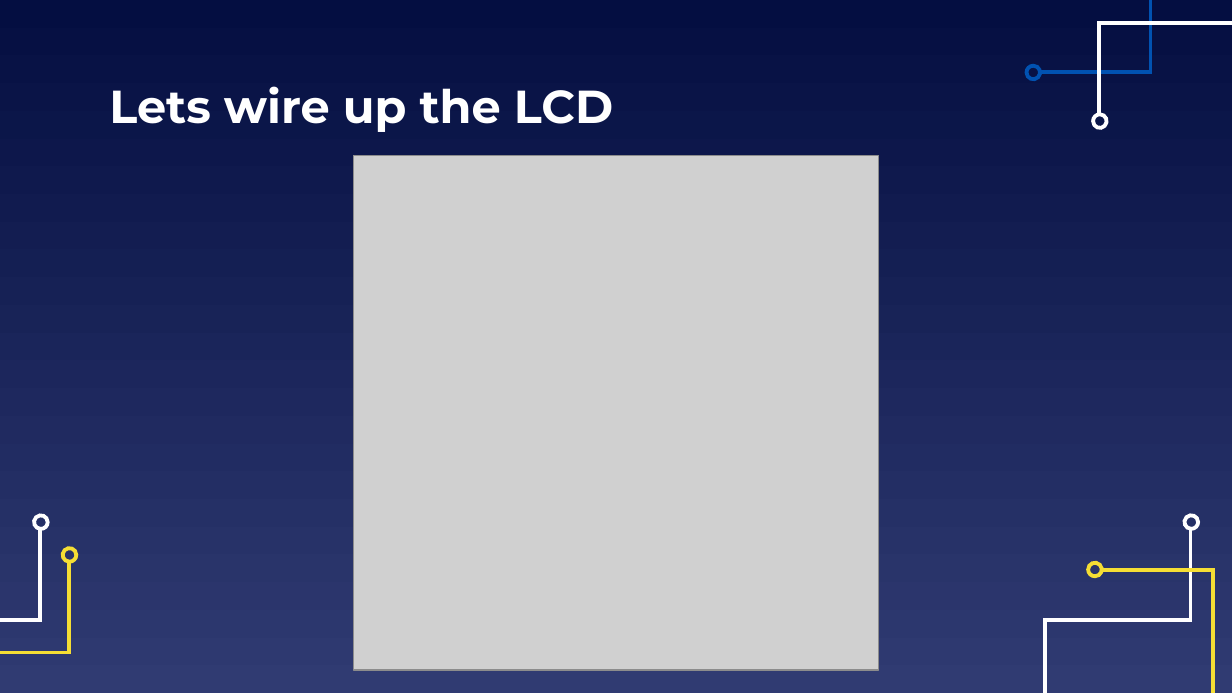
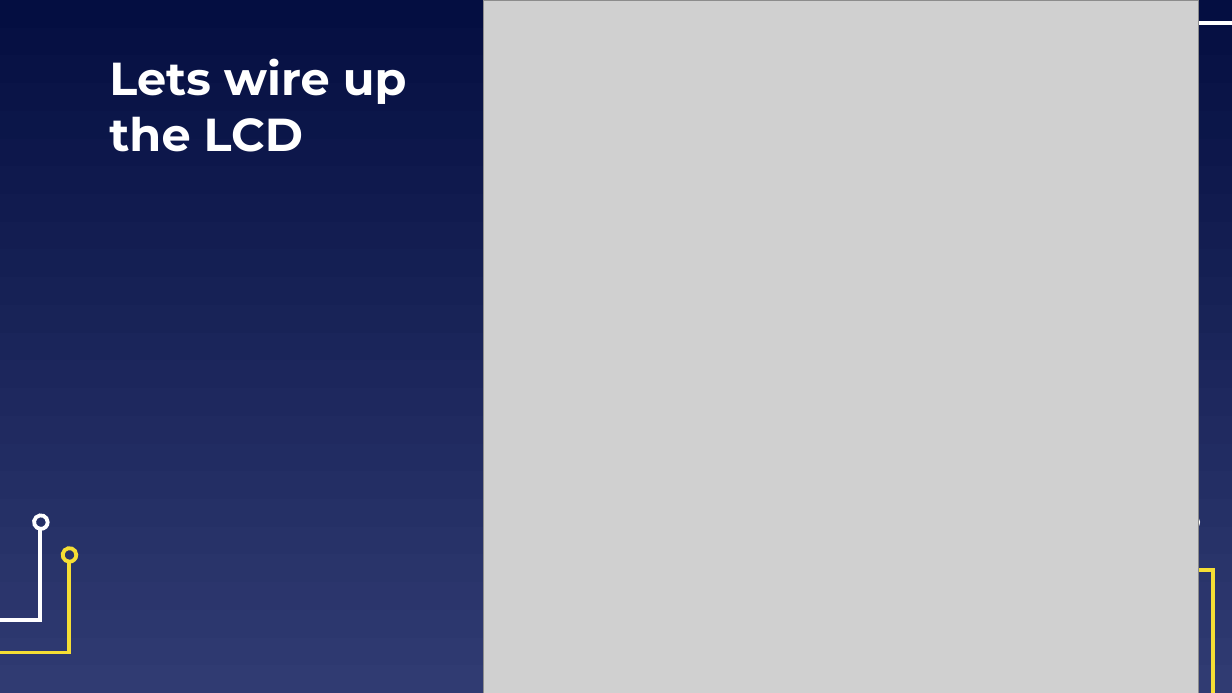
Before and after one commit to EELabMan/Arduino-8-LCD, a slide deck: slide 7 of Arduino Workshop 8 LCD.pptx. Drawn at 1232x693 pixels with LibreOffice and Linux fonts; fonts in the diff are those of the drawing; grey boxes stand for pictures. Boxes give left, top, right and bottom in pixels: in the first picture for what was removed or moved away, otherwise in the second. Text is boxed around its words. In the diff, an @@ line names an element or a change of style, - is before the commit and + after.

```diff
--- a/Arduino Workshop 8 LCD.pptx
+++ b/Arduino Workshop 8 LCD.pptx
@@ picture added at (x1=483, y1=0, x2=1199, y2=693) @@
@@ title "Lets wire up the LCD" rewrapped from (x1=109, y1=86, x2=613, y2=132) to (x1=109, y1=58, x2=407, y2=152) @@
@@ freeform shape removed at (x1=1026, y1=65, x2=1042, y2=81) @@
@@ freeform shape removed at (x1=1093, y1=115, x2=1109, y2=131) @@
@@ picture removed at (x1=354, y1=155, x2=878, y2=670) @@
@@ freeform shape removed at (x1=1088, y1=561, x2=1104, y2=577) @@
```
Also in this commit, not shown: 1 other slide changed, 2 other files.
